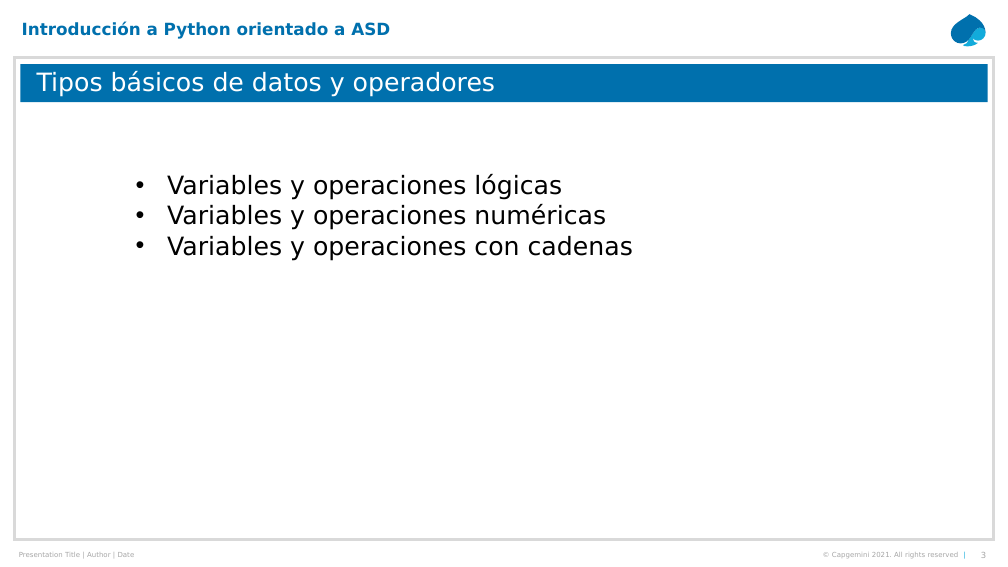
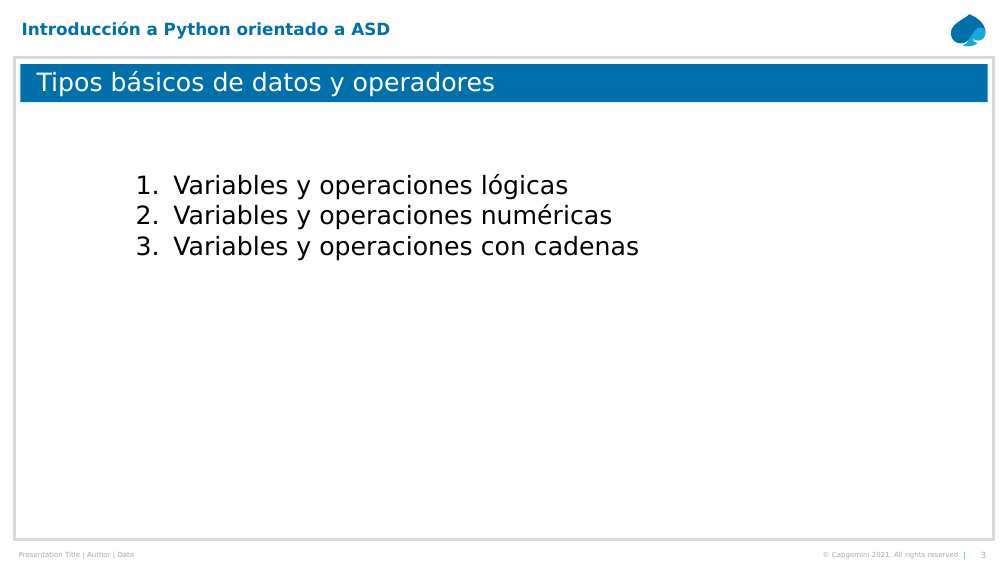
Before and after one commit to jacandau/introduccion-python, a slide deck: slide 3 of presentaciones/02-TiposBasicosSintaxisFunciones.pptx. Drawn at 1008x567 pixels with LibreOffice and Linux fonts; fonts in the diff are those of the drawing. Boxes give left, top, right and bottom in pixels: in the first picture for what was removed or moved away, otherwise in the second. Text is boxed around its words. In the diff, an @@ line names an element or a change of style, - is before the commit and + after.

```diff
--- a/presentaciones/02-TiposBasicosSintaxisFunciones.pptx
+++ b/presentaciones/02-TiposBasicosSintaxisFunciones.pptx
@@ text "Variables y operaciones lógicas" at box(173, 174, 639, 261): bullet • to 1. @@
```
Also in this commit, not shown: 2 other slides changed, 1 other file.
